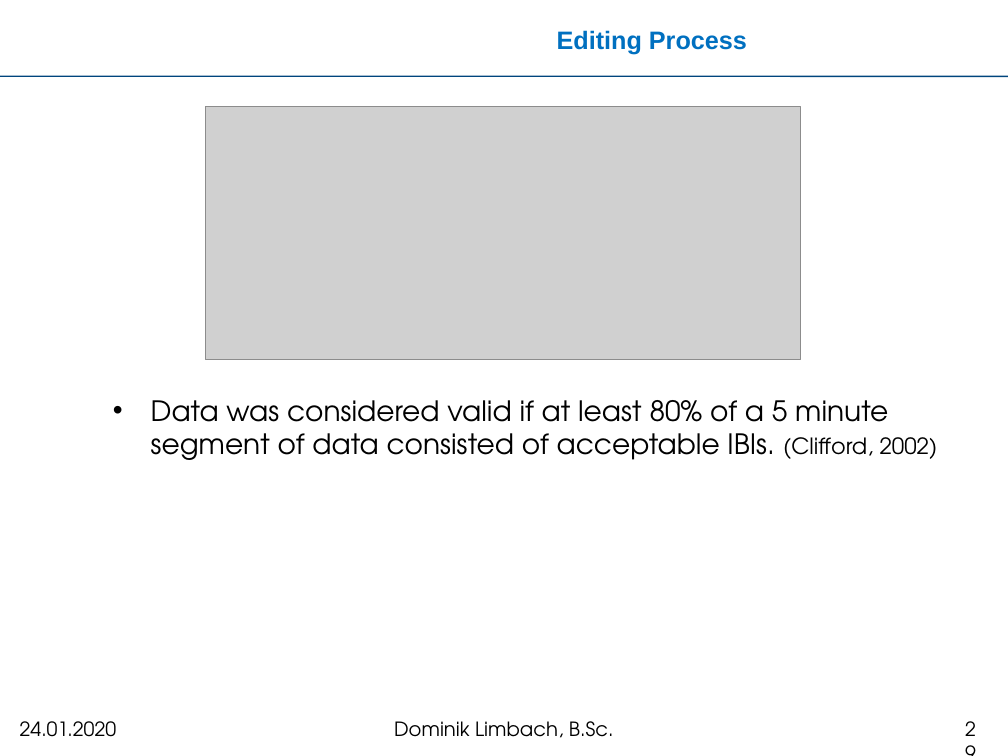
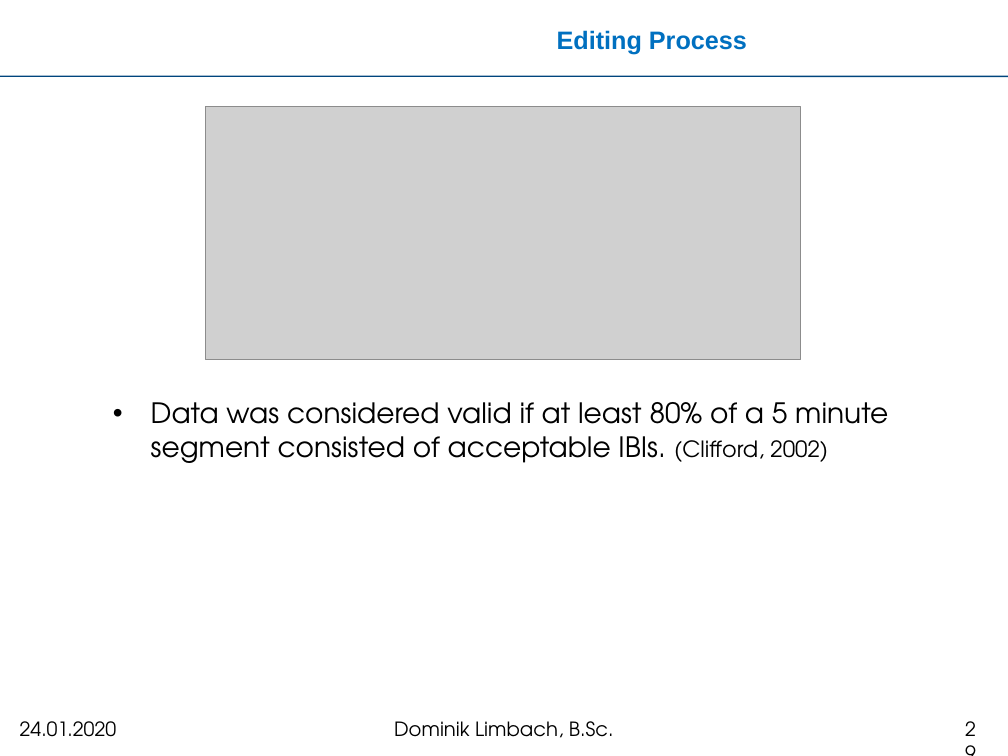
Before and after one commit to meistalampe/MTEC, a slide deck: slide 29 of Kolloquium-Master/kolloquium.pptx. Drawn at 1008x756 pixels with LibreOffice and Linux fonts; fonts in the diff are those of the drawing; grey boxes stand for pictures; background and template pictures are left out. Boxes give left, top, right and bottom in pixels: in the first picture for what was removed or moved away, otherwise in the second. Text is boxed around its words. In the diff, an @@ line names an element or a change of style, - is before the commit and + after.

```diff
--- a/Kolloquium-Master/kolloquium.pptx
+++ b/Kolloquium-Master/kolloquium.pptx
@@ text at box(151, 402, 888, 463): text changed @@
-• Data was considered valid if at least 80% of a 5 minute segment of data consisted of acceptable IBIs. (Clifford, 2002)
+• Data was considered valid if at least 80% of a 5 minute segment consisted of acceptable IBIs. (Clifford, 2002)
```
Also in this commit, not shown: 14 other slides changed.
